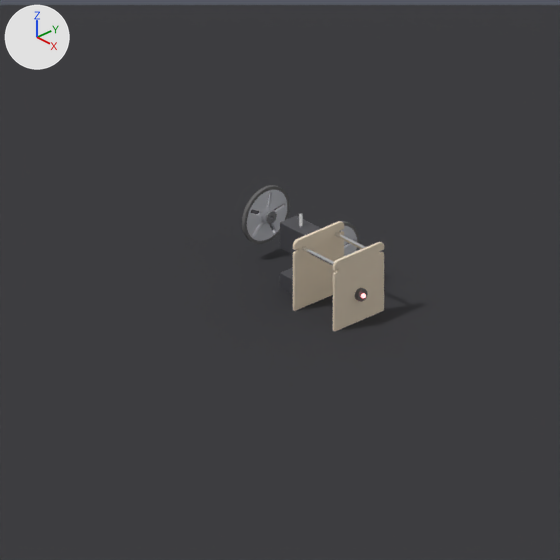
A saved change to the Blender file blender-project/renders/inverted_pendulum_simulation.blend.
One viewpoint serves both versions: the file's camera 'Studio_Camera_Isometric'. Lighting does not change. The marker at upper left points along +X, +Y and +Z. The older version comes first. Both versions are drawn at frame 34 of the action 'Chassis_PivotAction'; the numbers are the values there.

The first picture shows 'Balsa_Lower_Deck', 'Balsa_Upper_Deck', 'Dynamixel_XL330_Left', 'Ground_Plane', 'Left_Wheel_Rim', 'Tamiya_55mm_Left_Wheel_Tread' and 9 more.
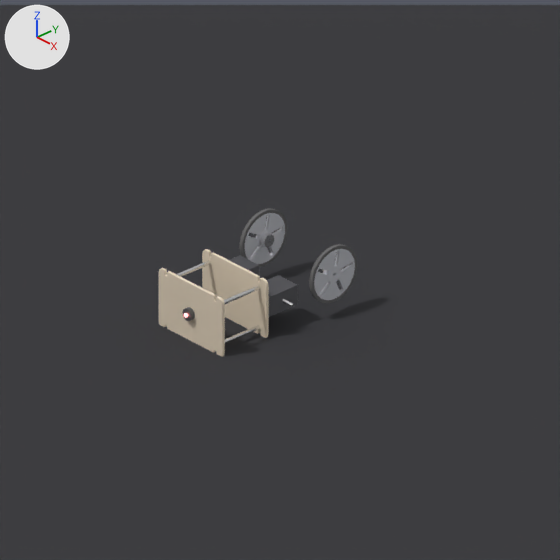
ob_tamiya_inverted_pendulum is not drawn itself; it is the parent of ob_chassis_pivot, ob_wheel_assembly_left, ob_wheel_assembly_right.
ob_chassis_pivot is not drawn itself; it is the parent of ob_dynamixel_xl330_left, ob_poly_motor_mount_left, ob_dynamixel_xl330_right, ob_poly_motor_mount_right, ob_hex_axle_100mm, ob_balsa_lower_deck, ob_balsa_upper_deck, ob_standoff_lb.

Scene script edits in JSON lines:
```json
{"op": "set", "path": "ob_tamiya_inverted_pendulum.location", "old": "(-31.32, 0.0, 0.0)", "new": "(0.0, -31.32, 0.0)"}
{"op": "set", "path": "ob_chassis_pivot.rotation_euler", "old": "(0.0, 1.571, 0.0)", "new": "(1.571, 0.0, 0.0)", "note": "degrees (0, 90, 0) -> degrees (90, 0, 0)"}
```

Pixel boxes (x1, y1, x2, y2) of what changed, in the pictures (560 x 560 px):
```json
{"object": "Balsa_Upper_Deck", "change": "moved, turned", "before": [333, 242, 384, 331], "after": [159, 268, 225, 357]}
{"object": "Balsa_Lower_Deck", "change": "moved, turned", "before": [293, 221, 344, 311], "after": [202, 249, 269, 338]}
{"object": "Left_Wheel_Rim", "change": "moved", "before": [247, 190, 287, 241], "after": [245, 213, 285, 264]}
{"object": "Right_Wheel_Rim", "change": "moved", "before": [340, 226, 357, 256], "after": [314, 249, 355, 300]}
{"object": "Tamiya_55mm_Left_Wheel_Tread", "change": "moved", "before": [242, 185, 290, 244], "after": [239, 208, 288, 267]}
{"object": "Dynamixel_XL330_Left", "change": "moved, turned", "before": [280, 216, 321, 254], "after": [230, 255, 259, 275]}
{"object": "Dynamixel_XL330_Right", "change": "moved, turned", "before": [280, 268, 293, 294], "after": [267, 275, 298, 316]}
{"object": "Tamiya_55mm_Right_Wheel_Tread", "change": "moved", "before": [335, 221, 360, 251], "after": [309, 244, 357, 303], "on screen": "mostly hidden before"}
{"object": "Standoff_LF", "change": "moved, turned", "before": [335, 232, 365, 249], "after": [176, 260, 211, 277]}
{"object": "Sensor_Cap", "change": "moved, turned", "before": [355, 288, 368, 302], "after": [182, 307, 195, 321]}
{"object": "Motor_Horn_Boss_Left", "change": "moved", "before": [265, 211, 277, 224], "after": [263, 234, 274, 247]}
{"object": "Standoff_RF", "change": "moved, turned", "after": [224, 285, 260, 304], "on screen": "not visible before"}
{"object": "Standoff_RB", "change": "moved, turned", "after": [225, 325, 260, 344], "on screen": "not visible before"}
{"object": "Standoff_LB", "change": "moved, turned", "before": [301, 246, 334, 266], "on screen": "not visible afterwards"}
{"object": "Wheel_Hub_Adapter_Left", "change": "moved", "before": [261, 208, 275, 224], "after": [259, 231, 273, 247]}
{"object": "Hex_Axle_100mm", "change": "moved, turned", "before": [299, 213, 303, 226], "after": [282, 299, 294, 307]}
{"object": "Right_Wheel_Hub", "change": "moved", "after": [330, 268, 340, 281], "on screen": "not visible before"}
{"object": "LED_Indicator", "change": "moved, turned", "before": [361, 293, 366, 298], "after": [184, 313, 188, 318]}
```
